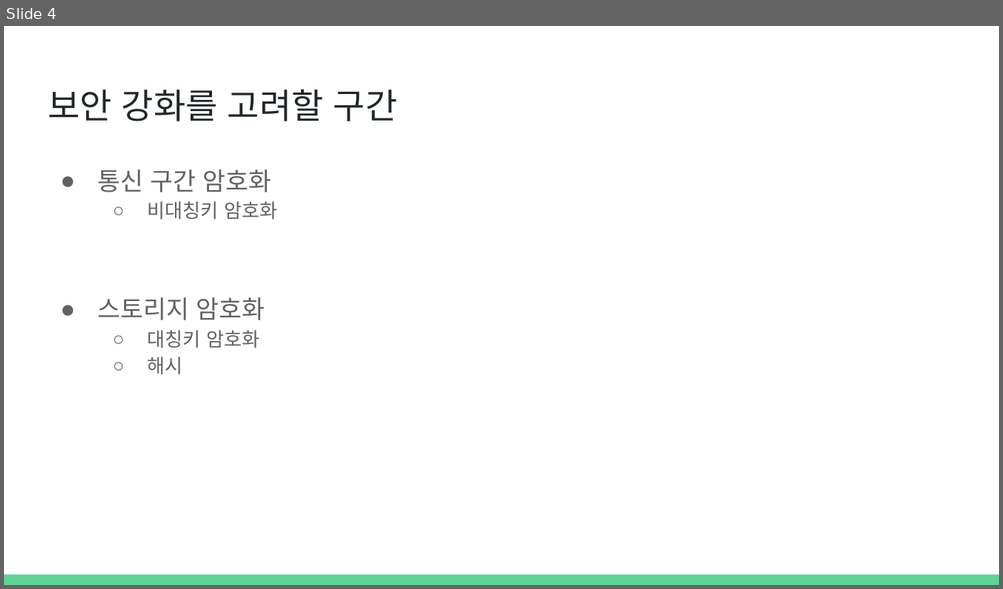
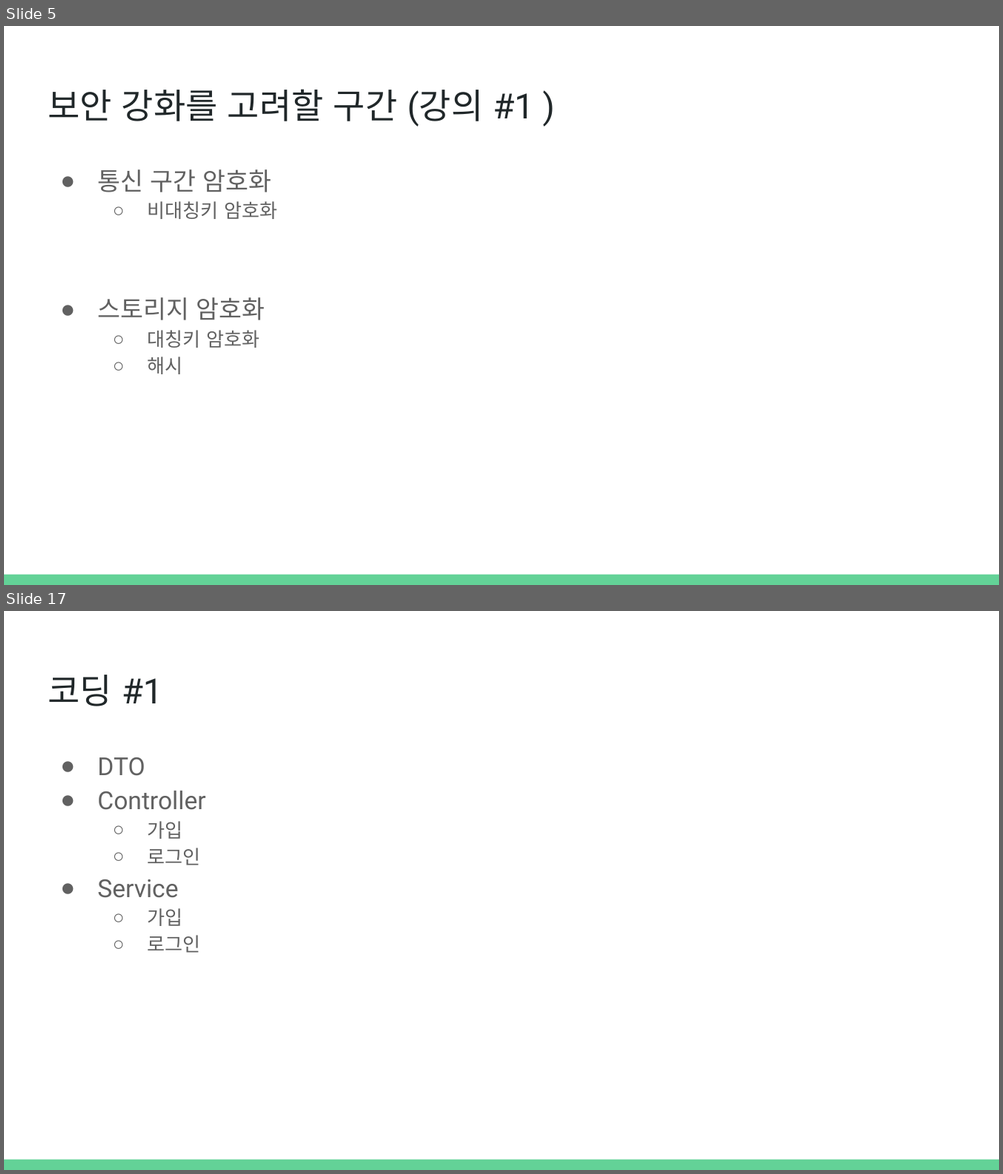
Before and after one commit to SJCEstudy/SJCEstudy_2025_Lecture, a slide deck: Server Lecture Material/개발자 스터디 #2.pptx. Shown one above the other, each under a label of ours: slide 4 before the commit, slides 5 and 17 after it; the slides between them are not shown. The pictures are 1003x589 and 1003x1174 pixels, drawn with LibreOffice and Linux fonts; fonts in the diff are those of the drawing. Boxes give left, top, right and bottom in pixels: in the first picture for what was removed or moved away, otherwise in the second. Text is boxed around its words. In the diff, an @@ line names an element or a change of style, - is before the commit and + after.

```diff
--- a/Server Lecture Material/개발자 스터디 #2.pptx
+++ b/Server Lecture Material/개발자 스터디 #2.pptx
@@ slide 17 added at [4, 611, 999, 1170], background #FFFFFF; not listed: 1 template element that a slide beside it also shows @@
@@ title added at [48, 675, 162, 706], 25.2 pt, text #202729 @@
+코딩 #1
@@ text added at [97, 758, 205, 953], 18 pt, text #616161 @@
+● DTO
+● Controller
+  ○ 가입
+  ○ 로그인
+● Service
+  ○ 가입
+  ○ 로그인
@@ what was slide 4 is now slide 5 @@
@@ slide 5 changed as well @@
@@ title at [48, 89, 534, 127]: text changed @@
-보안 강화를 고려할 구간
+보안 강화를 고려할 구간 (강의 #1 )
```
Also in this commit, not shown: 2 other slides changed, 18 other slides added, 1 other file.
